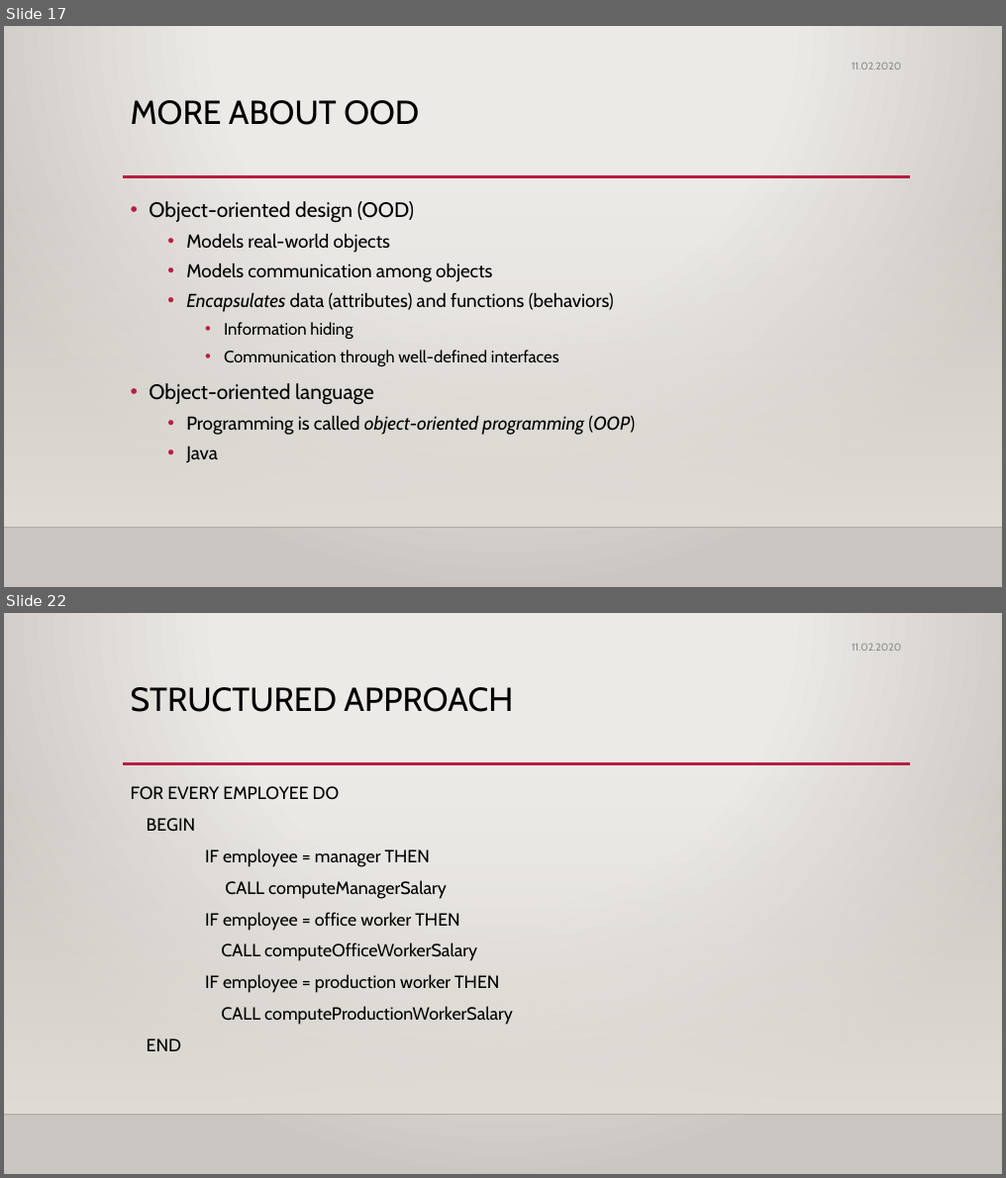
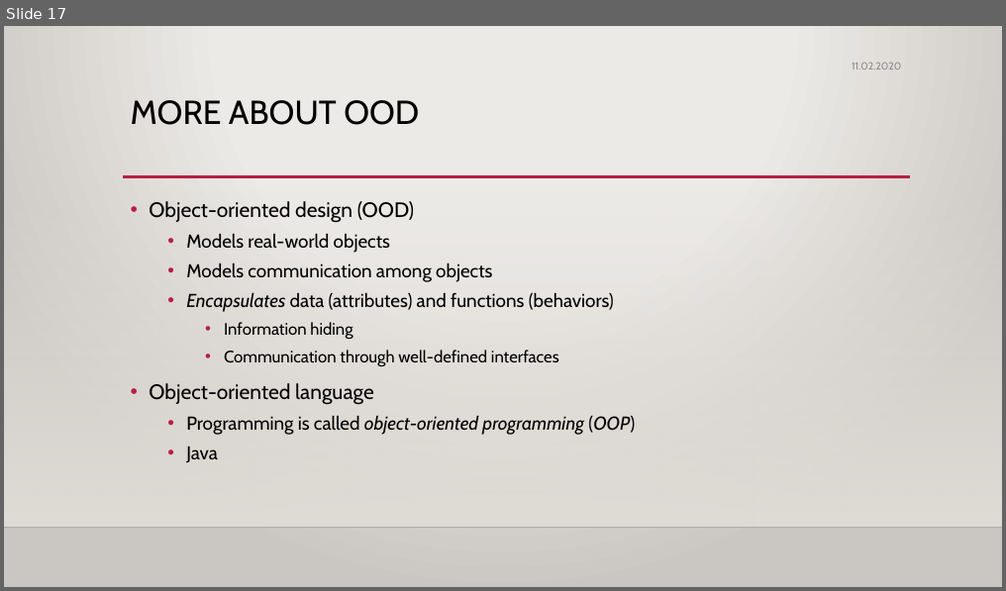
Before and after one commit to handanyarici/Medipol_OOP_2020, a slide deck: 1- OOP Giris/w1_OOP_2020.pptx. Shown one above the other, each under a label of ours: slides 17 and 22 before the commit, slide 17 after it; the slides between them are not shown. The pictures are 1006x1178 and 1006x591 pixels, drawn with LibreOffice and Linux fonts; fonts in the diff are those of the drawing; background and template pictures are left out. Boxes give left, top, right and bottom in pixels: in the first picture for what was removed or moved away, otherwise in the second. Text is boxed around its words. In the diff, an @@ line names an element or a change of style, - is before the commit and + after.

```diff
--- a/1- OOP Giris/w1_OOP_2020.pptx
+++ b/1- OOP Giris/w1_OOP_2020.pptx
@@ slide 22 removed at (x1=4, y1=613, x2=1002, y2=1174), background gradient #ECEAE7 to #CAC7C1; not listed: 3 template elements that a slide beside it also shows @@
@@ text removed at (x1=851, y1=644, x2=901, y2=651) @@
-11.02.2020
@@ title removed at (x1=131, y1=687, x2=513, y2=712) @@
-STRUCTURED APPROACH
@@ text removed at (x1=131, y1=786, x2=513, y2=1052) @@
-FOR EVERY EMPLOYEE DO
-BEGIN
-IF employee = manager THEN
-CALL computeManagerSalary
-IF employee = office worker THEN
-CALL computeOfficeWorkerSalary
-IF employee = production worker THEN
-CALL computeProductionWorkerSalary
-END
```
Also in this commit, not shown: 18 other slides removed.
